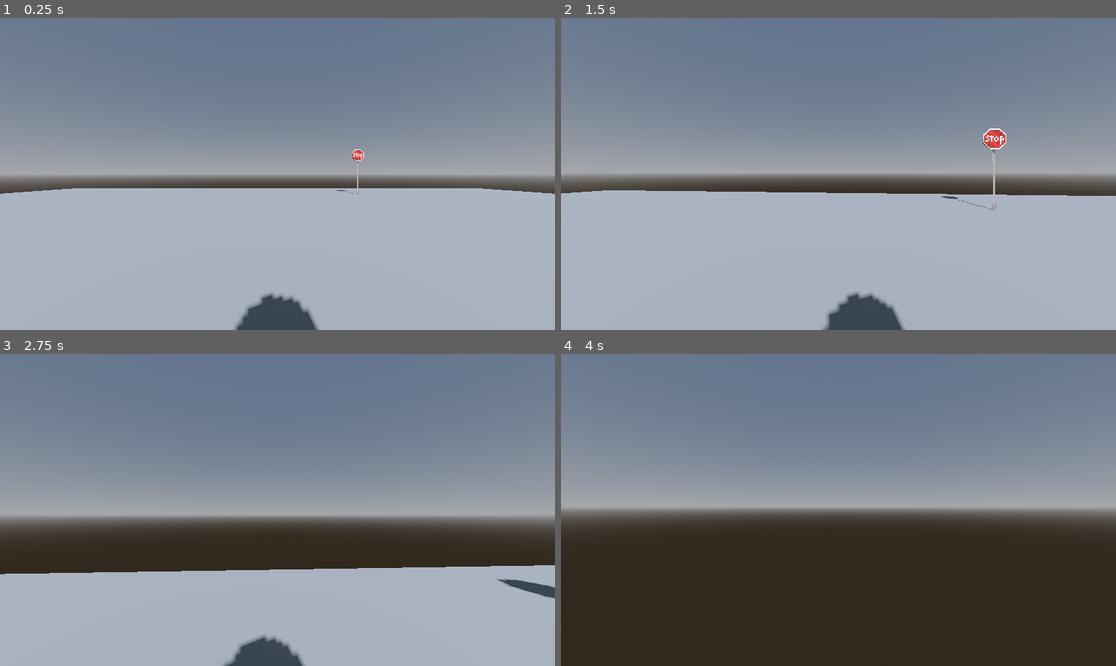
Above: before the commit, frames 1-4 (two rows, left to right).
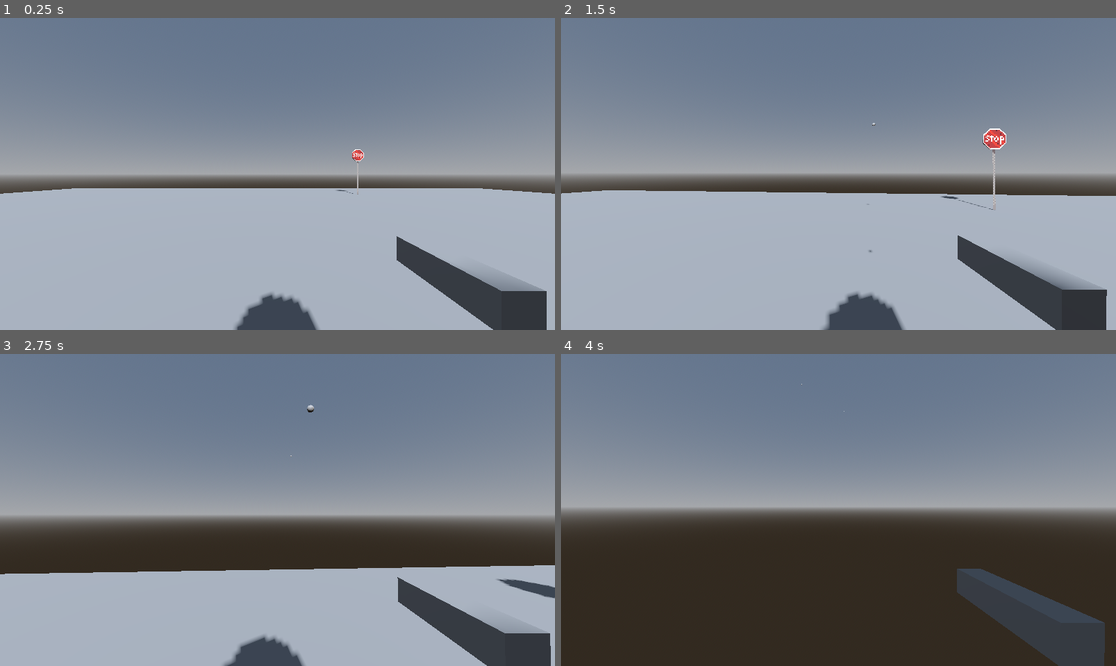
Above: after the commit, the same moments.

Repository: SheldonCarter/shooting_arbigers
Game: Godot game, scene res://levels/world.tscn
Same seed, same stepped clock (60 frames per second), same inputs: the game is played once before the commit and once after it.
Inputs (mouse positions are in pixels of both pictures, inside the frame that each line leads up to):
- Up to frame 1 (0.25 s): no input
- Up to frame 2 (1.5 s): tap Enter at 0.5 s; move the mouse to (866, 174) at 0.52 s; press the mouse at (866, 174) at 0.53 s; hold W (move_forward) from 0.53 s (still down); tap Space (jump) at 0.77 s; move the mouse to (810, 174) at 1.27 s; release the mouse at (810, 174) at 1.28 s; click (810, 174) at 1.35 s
- Up to frame 3 (2.75 s): keep holding W (move_forward); tap Space (jump) at 1.52 s; move the mouse to (288, 503) at 2.02 s; press the mouse at (288, 503) at 2.03 s
- Up to frame 4 (4 s): keep holding W (move_forward); move the mouse to (832, 516) at 2.77 s; release the mouse at (832, 516) at 2.78 s; click (832, 516) at 2.85 s; tap Space (jump) at 3.02, 3.77 s; move the mouse to (877, 513) at 3.52 s; press the mouse at (877, 513) at 3.53 s

The runs differ from the first frame. In frame 1, 3.4% of the frame differs, in the area x 64-99%, y 55-100%; in frame 2, 3.5%; in frame 3, 3.0%; in frame 4, 4.2%, in the area x 43-98%, y 9-100%.

Commit message:
added broken gun and lilguy

Diff:
--- /dev/null
+++ b/entities/lil_guy/lil_guy.gd
@@ -0,0 +1,9 @@
+extends CharacterBody3D
+class_name LilGuy
+
+func _ready() -> void:
+	velocity = Vector3(2, 0, 0)
+
+func _physics_process(delta: float) -> void:
+	velocity *= Vector3(2, 0, 0)
+	move_and_slide()
--- /dev/null
+++ b/entities/lil_guy/lil_guy.tscn
@@ -0,0 +1,20 @@
+[gd_scene format=3 uid="uid://fmt80pl6mbym"]
+
+[ext_resource type="Script" uid="uid://b20fw2x3cx8ro" path="res://entities/lil_guy/lil_guy.gd" id="1_3jliy"]
+
+[sub_resource type="CapsuleMesh" id="CapsuleMesh_dhrd0"]
+radius = 0.1
+height = 1.0
+
+[sub_resource type="CapsuleShape3D" id="CapsuleShape3D_2uyj2"]
+radius = 0.1
+height = 1.0
+
+[node name="LilGuy" type="CharacterBody3D" unique_id=538574475]
+script = ExtResource("1_3jliy")
+
+[node name="MeshInstance3D" type="MeshInstance3D" parent="." unique_id=1455269477]
+mesh = SubResource("CapsuleMesh_dhrd0")
+
+[node name="CollisionShape3D" type="CollisionShape3D" parent="." unique_id=160081854]
+shape = SubResource("CapsuleShape3D_2uyj2")
--- a/entities/player/player.gd
+++ b/entities/player/player.gd
@@ -8,6 +8,7 @@
 @export var jump_speed : float = 15.0
 
 @onready var camera: Camera3D = $Camera3D
+@onready var weapon_manager: WeaponManager = $WeaponManager
 
 var direction : Vector3 = Vector3.ZERO
 
@@ -27,6 +28,8 @@
 		rotation.y -= event.relative.x * mouse_sensitivity
 		camera.rotation.x -= event.relative.y * mouse_sensitivity
 		camera.rotation.x = clamp(camera.rotation.x, -PI/2, PI/2)
+	if event.is_action_pressed("primary_action"):
+		weapon_manager.primary_attack()
 
 func movement(delta: float):
 	var direction := Input.get_vector("move_left", "move_right", "move_forward", "move_back")
--- a/entities/player/player.tscn
+++ b/entities/player/player.tscn
@@ -1,6 +1,8 @@
 [gd_scene format=3 uid="uid://cf2xenb7emrix"]
 
 [ext_resource type="Script" uid="uid://bse0p0re8slby" path="res://entities/player/player.gd" id="1_qjpfe"]
+[ext_resource type="Script" uid="uid://yvlstcamad5t" path="res://objects/weapons/weapon_manager.gd" id="2_abrql"]
+[ext_resource type="PackedScene" uid="uid://1x35xosp2f22" path="res://objects/weapons/weapon.tscn" id="3_sglur"]
 
 [sub_resource type="CapsuleMesh" id="CapsuleMesh_dhrd0"]
 
@@ -16,5 +18,12 @@
 shape = SubResource("CapsuleShape3D_dhrd0")
 
 [node name="Camera3D" type="Camera3D" parent="." unique_id=1273039663]
-transform = Transform3D(1, 0, 0, 0, 1, 0, 0, 0, 1, 0, 0.669783, -0.29735106)
+transform = Transform3D(1, 0, 0, 0, 1, 0, 0, 0, 1, 0, 0.669783, -0.29735112)
 current = true
+
+[node name="WeaponManager" type="Node3D" parent="." unique_id=1379017774]
+transform = Transform3D(1, 0, 0, 0, 1, 0, 0, 0, 1, 0.35520315, 0, -0.51432425)
+script = ExtResource("2_abrql")
+
+[node name="Weapon" parent="WeaponManager" unique_id=654953061 instance=ExtResource("3_sglur")]
+transform = Transform3D(1, 0, 0, 0, 1, 0, 0, 0, 1, -0.07943159, 0.5138509, -0.11017561)
--- a/levels/world.tscn
+++ b/levels/world.tscn
@@ -2,6 +2,7 @@
 
 [ext_resource type="PackedScene" uid="uid://cf2xenb7emrix" path="res://entities/player/player.tscn" id="1_2mgkc"]
 [ext_resource type="ArrayMesh" uid="uid://ci7y6j7ht0bky" path="res://resources/shooting_range/stop_sign/stop_sign.gltf" id="2_tsgde"]
+[ext_resource type="PackedScene" uid="uid://fmt80pl6mbym" path="res://entities/lil_guy/lil_guy.tscn" id="3_pmfem"]
 
 [sub_resource type="ProceduralSkyMaterial" id="ProceduralSkyMaterial_712nc"]
 
@@ -12,10 +13,9 @@
 background_mode = 2
 sky = SubResource("Sky_tsgde")
 ambient_light_source = 3
-ssr_enabled = true
-ssao_enabled = true
-ssil_enabled = true
-glow_enabled = true
+reflected_light_source = 2
+sdfgi_use_occlusion = true
+glow_normalized = true
 
 [sub_resource type="BoxShape3D" id="BoxShape3D_dhrd0"]
 size = Vector3(50.50995, 0.6016846, 50.5177)
@@ -81,3 +81,6 @@
 
 [node name="MeshInstance3D" type="MeshInstance3D" parent="Objects/RigidBody3D" unique_id=857841209]
 mesh = SubResource("SphereMesh_dhrd0")
+
+[node name="LilGuy" parent="." unique_id=538574475 instance=ExtResource("3_pmfem")]
+transform = Transform3D(-0.10469354, 0.9945045, 0, -0.9945045, -0.10469354, 0, 0, 0, 1, 0, 2.2046397, -4)
--- /dev/null
+++ b/objects/weapons/base_gun/base_gun_stats.tres
@@ -0,0 +1,13 @@
+[gd_resource type="Resource" script_class="WeaponStats" format=3 uid="uid://bwd0nxmpk2ls"]
+
+[ext_resource type="PackedScene" uid="uid://dc1hapnvictfq" path="res://objects/weapons/base_gun/bullet.tscn" id="1_7pp4t"]
+[ext_resource type="Script" uid="uid://cdwfiw2gjs2m7" path="res://objects/weapons/weapon_stats.gd" id="1_kw0bi"]
+
+[sub_resource type="BoxMesh" id="BoxMesh_7pp4t"]
+size = Vector3(0.1, 0.05, 0.1)
+
+[resource]
+script = ExtResource("1_kw0bi")
+model = SubResource("BoxMesh_7pp4t")
+projectile = ExtResource("1_7pp4t")
+metadata/_custom_type_script = "uid://cdwfiw2gjs2m7"
--- /dev/null
+++ b/objects/weapons/base_gun/bullet.gd
@@ -0,0 +1,10 @@
+extends Projectile
+class_name Bullet
+
+
+
+func _ready() -> void:
+	call_deferred("reparent", get_tree().root)
+
+func _physics_process(delta: float) -> void:
+	move_and_collide(Vector3(0, 0, -.1))
--- /dev/null
+++ b/objects/weapons/base_gun/bullet.tscn
@@ -0,0 +1,19 @@
+[gd_scene format=3 uid="uid://dc1hapnvictfq"]
+
+[ext_resource type="Script" uid="uid://dpe7tlksvmdo3" path="res://objects/weapons/base_gun/bullet.gd" id="1_7gmij"]
+
+[sub_resource type="SphereMesh" id="SphereMesh_dhrd0"]
+radius = 0.05
+height = 0.1
+
+[sub_resource type="SphereShape3D" id="SphereShape3D_2uyj2"]
+radius = 0.05
+
+[node name="Bullet" type="StaticBody3D" unique_id=920483968]
+script = ExtResource("1_7gmij")
+
+[node name="MeshInstance3D" type="MeshInstance3D" parent="." unique_id=1314552695]
+mesh = SubResource("SphereMesh_dhrd0")
+
+[node name="CollisionShape3D" type="CollisionShape3D" parent="." unique_id=410560330]
+shape = SubResource("SphereShape3D_2uyj2")
--- /dev/null
+++ b/objects/weapons/projectile.gd
@@ -0,0 +1,5 @@
+extends PhysicsBody3D
+class_name Projectile
+
+@export var speed : float
+@export var path : String
--- /dev/null
+++ b/objects/weapons/weapon.gd
@@ -0,0 +1,19 @@
+extends Node3D
+class_name Weapon
+
+
+@export var base_stats: WeaponStats
+@onready var weapon_model : MeshInstance3D = $MeshInstance3D
+@onready var animation_player : AnimationPlayer = $AnimationPlayer
+@onready var projectile_point: Marker3D = $ProjectilePoint
+
+
+
+func shoot() -> void:
+	var bullet : Projectile = base_stats.projectile.instantiate()
+	bullet.global_position = projectile_point.global_position
+	add_child(bullet)
+
+
+#func _ready() -> void:
+	#weapon_model.mesh
--- /dev/null
+++ b/objects/weapons/weapon.tscn
@@ -0,0 +1,25 @@
+[gd_scene format=3 uid="uid://1x35xosp2f22"]
+
+[ext_resource type="Script" uid="uid://dd25c2020q1wu" path="res://objects/weapons/weapon.gd" id="1_md4gu"]
+[ext_resource type="PackedScene" uid="uid://dc1hapnvictfq" path="res://objects/weapons/base_gun/bullet.tscn" id="2_7lfho"]
+[ext_resource type="Script" uid="uid://cdwfiw2gjs2m7" path="res://objects/weapons/weapon_stats.gd" id="3_nsv83"]
+
+[sub_resource type="Resource" id="Resource_md4gu"]
+script = ExtResource("3_nsv83")
+projectile = ExtResource("2_7lfho")
+metadata/_custom_type_script = "uid://cdwfiw2gjs2m7"
+
+[sub_resource type="BoxMesh" id="BoxMesh_dhrd0"]
+size = Vector3(0.05, 0.05, 0.2)
+
+[node name="Weapon" type="Node3D" unique_id=654953061]
+script = ExtResource("1_md4gu")
+base_stats = SubResource("Resource_md4gu")
+
+[node name="MeshInstance3D" type="MeshInstance3D" parent="." unique_id=2084860550]
+mesh = SubResource("BoxMesh_dhrd0")
+
+[node name="AnimationPlayer" type="AnimationPlayer" parent="." unique_id=1798949283]
+
+[node name="ProjectilePoint" type="Marker3D" parent="." unique_id=2085809363]
+transform = Transform3D(1, 0, 0, 0, 1, 0, 0, 0, 1, -0.0005284995, -7.338077e-05, -0.11088748)
--- /dev/null
+++ b/objects/weapons/weapon_manager.gd
@@ -0,0 +1,7 @@
+extends Node3D
+class_name WeaponManager
+
+@onready var weapon: Weapon = $Weapon
+
+func primary_attack():
+	weapon.shoot()
--- /dev/null
+++ b/objects/weapons/weapon_stats.gd
@@ -0,0 +1,6 @@
+extends Resource
+class_name WeaponStats
+
+@export var model : Mesh
+@export var base_damage : float
+@export var projectile : PackedScene
Not shown, added: entities/lil_guy/lil_guy.gd.uid
Not shown, added: objects/weapons/base_gun/bullet.gd.uid
Not shown, added: objects/weapons/projectile.gd.uid
Not shown, added: objects/weapons/weapon.gd.uid
Not shown, added: objects/weapons/weapon_manager.gd.uid
Not shown, added: objects/weapons/weapon_stats.gd.uid
